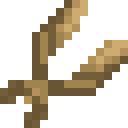
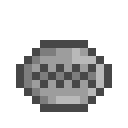
The second 128x128 image is a revision of the first. Changes to its layers:
added layer "blender" above "shears" over [16,40,112,112]
renamed "Pasted Layer" to "shears", hid it over [0,0,128,128]
